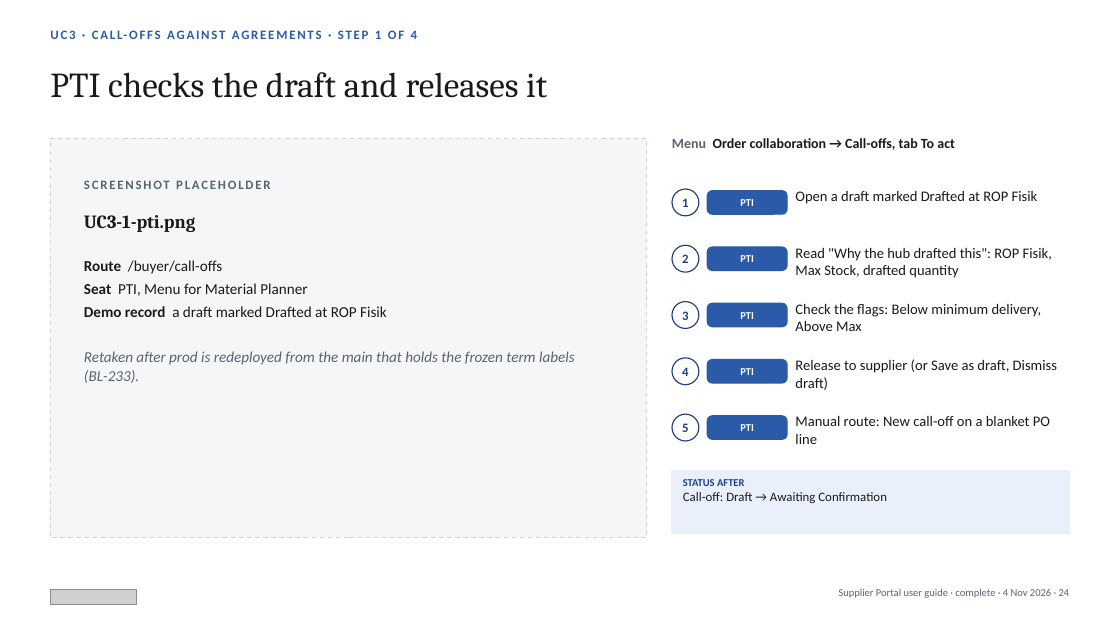
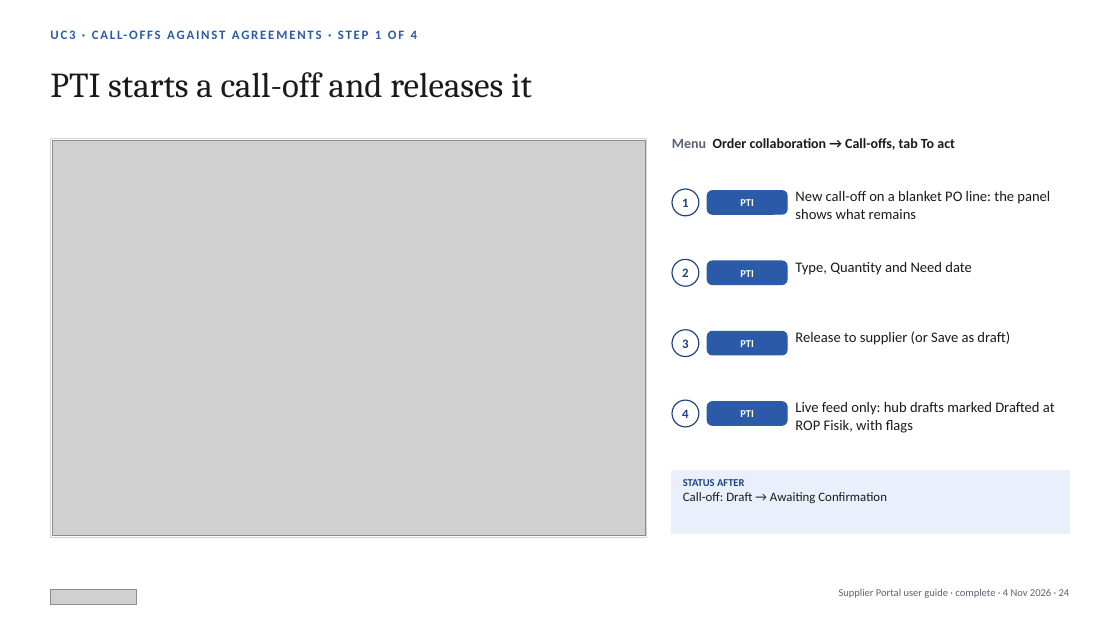
Before and after one commit to javal999/paragon-supplier-portal, a slide deck: slide 24 of docs/supplier-hub/user-guide/Paragon-Supplier-Portal-User-Guide.pptx. Drawn at 1120x630 pixels with LibreOffice and Linux fonts; fonts in the diff are those of the drawing; grey boxes stand for pictures. Boxes give left, top, right and bottom in pixels: in the first picture for what was removed or moved away, otherwise in the second. Text is boxed around its words. In the diff, an @@ line names an element or a change of style, - is before the commit and + after.

```diff
--- a/docs/supplier-hub/user-guide/Paragon-Supplier-Portal-User-Guide.pptx
+++ b/docs/supplier-hub/user-guide/Paragon-Supplier-Portal-User-Guide.pptx
@@ text at [50, 72, 532, 98]: text changed @@
-PTI checks the draft and releases it
+PTI starts a call-off and releases it
@@ rectangle at [50, 139, 647, 538]: fill #F5F6F8 to #FFFFFF; outline #D0D5DD 1 pt dashed to #D0D5DD 0.75 pt @@
@@ picture added at [52, 140, 645, 536] @@
@@ text removed at [84, 180, 270, 189] @@
-SCREENSHOT PLACEHOLDER
@@ text at [795, 191, 1050, 219]: text changed @@
-Manual route: New call-off on a blanket PO line
+New call-off on a blanket PO line: the panel shows what remains
@@ text removed at [795, 191, 1038, 204] @@
-Open a draft marked Drafted at ROP Fisik
@@ text removed at [84, 215, 195, 232] @@
-UC3-1-pti.png
@@ 2 texts, 1 ellipse, 1 rounded rectangle: place and size @@
-2 texts, 1 ellipse, 1 rounded rectangle at [672, 245, 787, 272]
+2 texts, 1 ellipse, 1 rounded rectangle at [672, 260, 787, 287]
@@ text removed at [795, 248, 1052, 278] @@
-Read "Why the hub drafted this": ROP Fisik, Max Stock, drafted quantity
@@ text added at [795, 262, 971, 275], 12.5 pt, text #1A1A1A @@
+Type, Quantity and Need date
@@ text removed at [84, 306, 575, 383] @@
-Route /buyer/call-offs
-Seat PTI, Menu for Material Planner
-Demo record a draft marked Drafted at ROP Fisik
-Retaken after prod is redeployed from the main that holds the frozen term labels (BL-233).
@@ text "3": place and size @@
-text "3" at [682, 311, 688, 320]
+text "3" at [682, 339, 688, 348]
@@ ellipse: place and size @@
-ellipse at [672, 302, 699, 329]
+ellipse at [672, 329, 699, 356]
@@ text removed at [795, 304, 1042, 331] @@
-Check the flags: Below minimum delivery, Above Max
@@ ellipse removed at [672, 358, 699, 385] @@
@@ text "PTI": place and size @@
-text "PTI" at [740, 312, 754, 319]
+text "PTI" at [740, 340, 754, 347]
@@ rounded rectangle: place and size @@
-rounded rectangle at [707, 303, 787, 327]
+rounded rectangle at [707, 331, 787, 355]
@@ text at [795, 331, 1010, 345]: text changed @@
-Release to supplier (or Save as draft, Dismiss draft)
+Release to supplier (or Save as draft)
@@ rounded rectangle removed at [707, 360, 787, 383] @@
@@ text removed at [740, 368, 754, 375] @@
-PTI
@@ 1 text, 1 rounded rectangle, 1 ellipse: place and size @@
-1 text, 1 rounded rectangle, 1 ellipse at [672, 414, 787, 441]
+1 text, 1 rounded rectangle, 1 ellipse at [672, 400, 787, 427]
@@ text "4": place and size @@
-text "4" at [682, 367, 688, 376]
+text "4" at [682, 409, 688, 418]
@@ text added at [795, 402, 1055, 433], 12.5 pt, text #1A1A1A @@
+Live feed only: hub drafts marked Drafted at ROP Fisik, with flags
@@ text removed at [682, 423, 688, 432] @@
-5
```
Also in this commit, not shown: 36 other slides changed, 40 other files.
